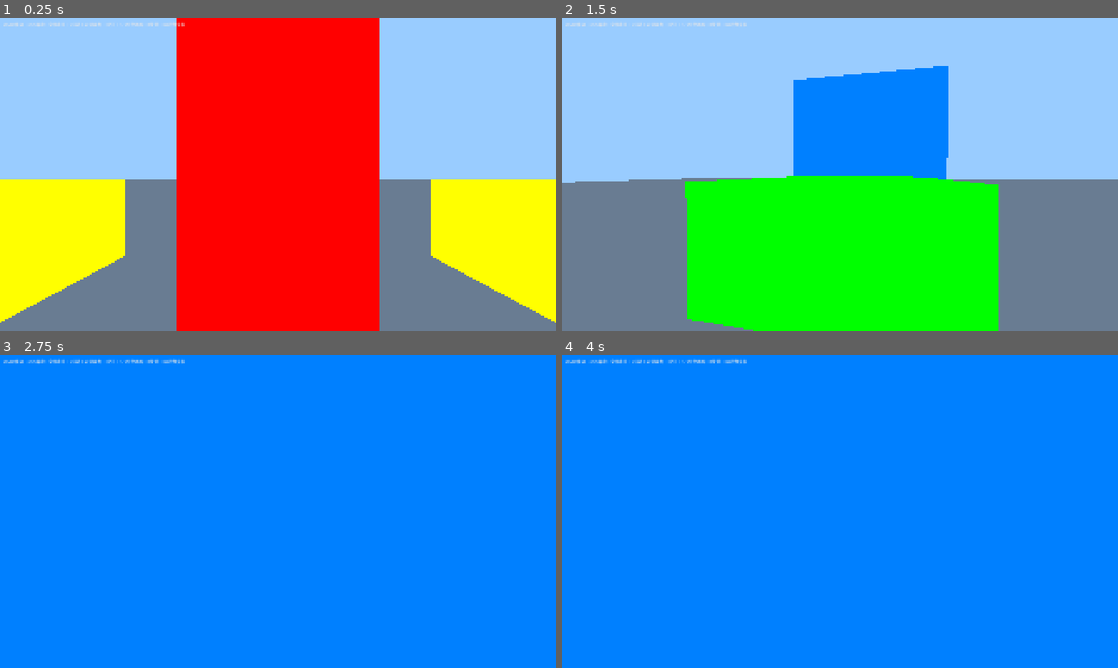
Above: before the commit, frames 1-4 (two rows, left to right).
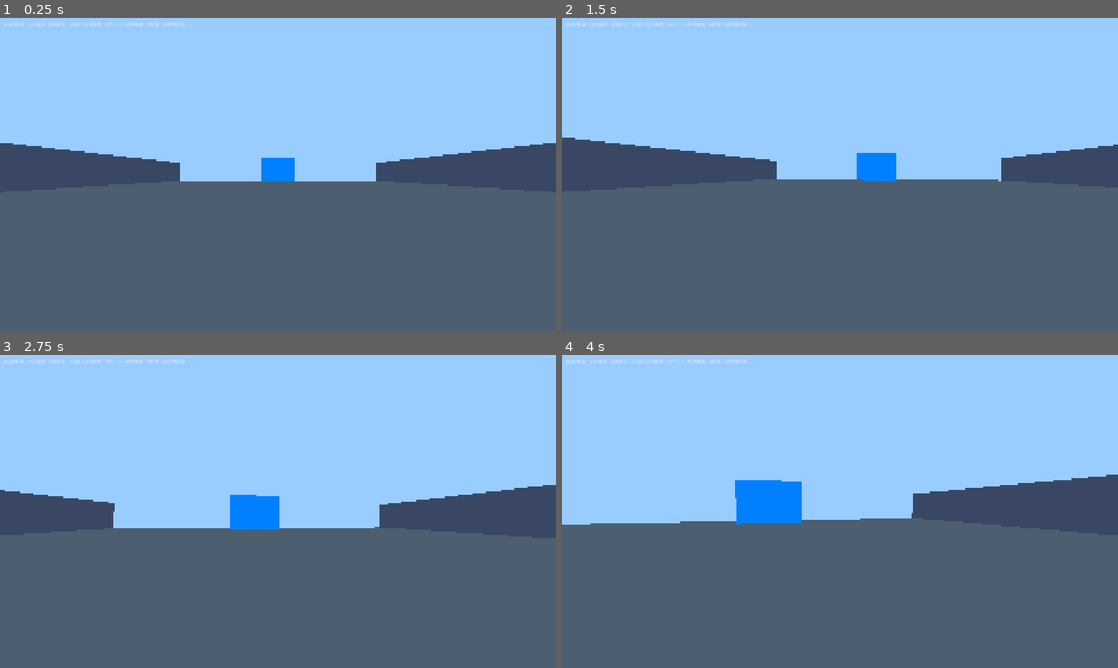
Above: after the commit, the same moments.

Repository: Potatopill98/let-s_go
Game: Godot game, scene res://modules/level/tests/level1_test.tscn
Same seed, same stepped clock (60 frames per second), same inputs: the game is played once before the commit and once after it. Before the commit the project starts from res://modules/interaction/tests/interaction_test.tscn.
Inputs (mouse positions are in pixels of both pictures, inside the frame that each line leads up to):
- Up to frame 1 (0.25 s): no input
- Up to frame 2 (1.5 s): tap Enter at 0.5 s; move the mouse to (867, 174) at 0.52 s; hold W (move_forward) from 0.53 s (still down); tap E (interact) at 0.6, 1.35 s; click (867, 174) at 0.67 s; tap Space (jump) at 0.77 s; move the mouse to (812, 174) at 1.27 s
- Up to frame 3 (2.75 s): keep holding W (move_forward); tap Space (jump) at 1.52 s; move the mouse to (289, 505) at 2.02 s; tap Q at 2.1 s; tap E (interact) at 2.3 s
- Up to frame 4 (4 s): keep holding W (move_forward); move the mouse to (834, 517) at 2.77 s; tap 1 at 2.85 s; click (834, 517) at 2.92 s; tap Space (jump) at 3.02, 3.77 s; tap E (interact) at 3.05, 3.8 s; move the mouse to (878, 514) at 3.52 s; tap 2 at 3.6 s

The runs differ from the first frame. In frame 1, 73% of the frame differs, in the area x 0-100%, y 0-100%; in frame 2, 63%; in frame 3, 99%; in frame 4, 98%.

Commit message:
feat: 第一层完整场景完成，实验室出生点+围墙场地+动态刷怪系统+修理大门，刷怪速度随修理进度提升

Diff:
--- /dev/null
+++ b/modules/level/spawn_manager.gd
@@ -0,0 +1,52 @@
+extends Node3D
+class_name SpawnManager
+
+@export var monster_scene: PackedScene = null
+@export var spawn_points: Array[Node3D] = []
+@export var base_spawn_interval: float = 5.0
+@export var min_spawn_interval: float = 1.0
+@export var max_monsters: int = 30
+@export var repair_progress_ref: Node = null # 引用修理任务，用来获取进度
+
+var spawn_timer: float = 0.0
+var current_spawn_interval: float = 5.0
+var spawned_monsters: int = 0
+
+func _ready() -> void:
+	current_spawn_interval = base_spawn_interval
+	spawn_timer = current_spawn_interval
+
+func _process(delta: float) -> void:
+	if monster_scene == null or spawn_points.size() == 0:
+		return
+	# 根据修理进度动态调整刷怪间隔
+	if repair_progress_ref != null and repair_progress_ref.has_method("get_progress_percent"):
+		var progress: float = repair_progress_ref.get_progress_percent()
+		# 进度越高，刷怪越快
+		current_spawn_interval = lerp(base_spawn_interval, min_spawn_interval, progress)
+	# 计数当前存活怪物
+	var alive_monsters: int = get_tree().get_nodes_in_group("monster").size()
+	if alive_monsters >= max_monsters:
+		return
+	# 刷怪计时
+	spawn_timer -= delta
+	if spawn_timer <= 0.0:
+		spawn_timer = current_spawn_interval
+		spawn_monster()
+
+func spawn_monster() -> void:
+	if monster_scene == null or spawn_points.size() == 0:
+		return
+	# 随机选一个刷怪点
+	var spawn_point: Node3D = spawn_points[randi() % spawn_points.size()]
+	var monster: Node = monster_scene.instantiate()
+	monster.position = spawn_point.position
+	get_parent().add_child(monster)
+	spawned_monsters += 1
+
+func set_repair_ref(repair_node: Node) -> void:
+	repair_progress_ref = repair_node
+
+func _on_repair_completed() -> void:
+	# 修理完成后停止刷怪
+	set_process(false)
--- /dev/null
+++ b/modules/level/tests/level1_test.tscn
@@ -0,0 +1,173 @@
+[gd_scene load_steps=20 format=3 uid="uid://level1_001"]
+
+[ext_resource type="PackedScene" path="res://modules/player/player.tscn" id="1_player"]
+[ext_resource type="PackedScene" path="res://modules/monster/base_monster.tscn" id="2_monster"]
+[ext_resource type="Script" path="res://modules/interaction/repair_task.gd" id="3_repair"]
+[ext_resource type="Script" path="res://modules/interaction/door.gd" id="4_door"]
+[ext_resource type="Script" path="res://modules/level/spawn_manager.gd" id="5_spawn"]
+
+[sub_resource type="StandardMaterial3D" id="GroundMat"]
+albedo_color = Color(0.4, 0.4, 0.4, 1)
+emission_enabled = true
+emission = Color(0.2, 0.2, 0.2, 1)
+emission_energy_multiplier = 1.0
+
+[sub_resource type="CubeMesh" id="GroundMesh"]
+material = SubResource("GroundMat")
+size = Vector3(50, 1, 60)
+
+[sub_resource type="BoxShape3D" id="GroundCol"]
+size = Vector3(50, 1, 60)
+
+[sub_resource type="StandardMaterial3D" id="WallMat"]
+albedo_color = Color(0.3, 0.3, 0.35, 1)
+emission_enabled = true
+emission = Color(0.15, 0.15, 0.18, 1)
+emission_energy_multiplier = 1.0
+
+[sub_resource type="CubeMesh" id="WallMesh"]
+material = SubResource("WallMat")
+size = Vector3(2, 5, 60)
+
+[sub_resource type="BoxShape3D" id="WallCol"]
+size = Vector3(2, 5, 60)
+
+[sub_resource type="CubeMesh" id="BackWallMesh"]
+material = SubResource("WallMat")
+size = Vector3(50, 5, 2)
+
+[sub_resource type="BoxShape3D" id="BackWallCol"]
+size = Vector3(50, 5, 2)
+
+[sub_resource type="StandardMaterial3D" id="LabMat"]
+albedo_color = Color(0.2, 0.2, 0.25, 1)
+emission_enabled = true
+emission = Color(0.1, 0.1, 0.15, 1)
+emission_energy_multiplier = 1.0
+
+[sub_resource type="CubeMesh" id="LabMesh"]
+material = SubResource("LabMat")
+size = Vector3(15, 6, 10)
+
+[sub_resource type="StandardMaterial3D" id="GreenMat"]
+albedo_color = Color(0.0, 1.0, 0.0, 1)
+emission_enabled = true
+emission = Color(0.0, 1.0, 0.0, 1)
+emission_energy_multiplier = 2.0
+
+[sub_resource type="CylinderMesh" id="RepairMesh"]
+material = SubResource("GreenMat")
+top_radius = 3.0
+bottom_radius = 3.0
+height = 0.3
+
+[sub_resource type="CapsuleShape3D" id="RepairCol"]
+radius = 3.0
+height = 4.0
+
+[sub_resource type="StandardMaterial3D" id="BlueMat"]
+albedo_color = Color(0.0, 0.3, 1.0, 1)
+emission_enabled = true
+emission = Color(0.0, 0.3, 1.0, 1)
+emission_energy_multiplier = 1.5
+
+[sub_resource type="CubeMesh" id="DoorMesh"]
+material = SubResource("BlueMat")
+size = Vector3(8, 6, 0.5)
+
+[sub_resource type="BoxShape3D" id="DoorCol"]
+size = Vector3(8, 6, 0.5)
+
+[sub_resource type="Environment" id="Env"]
+background_mode = 1
+background_color = Color(0.6, 0.8, 1.0, 1)
+ambient_light_energy = 4.0
+ambient_light_source = 0
+ambient_light_color = Color(1, 1, 1, 1)
+
+[node name="Level1" type="Node3D"]
+
+[node name="WorldEnv" type="WorldEnvironment" parent="."]
+environment = SubResource("Env")
+
+[node name="Sun" type="DirectionalLight3D" parent="."]
+rotation = Vector3(-60, 0, 0)
+light_energy = 4.0
+
+; 地面
+[node name="Ground" type="MeshInstance3D" parent="."]
+mesh = SubResource("GroundMesh")
+position.y = -0.5
+[node name="GroundBody" type="StaticBody3D" parent="Ground"]
+[node name="GroundShape" type="CollisionShape3D" parent="Ground/GroundBody"]
+shape = SubResource("GroundCol")
+
+; 左右围墙
+[node name="LeftWall" type="MeshInstance3D" parent="."]
+mesh = SubResource("WallMesh")
+position = Vector3(-26, 2.5, 0)
+[node name="LeftWallBody" type="StaticBody3D" parent="LeftWall"]
+[node name="LeftWallShape" type="CollisionShape3D" parent="LeftWall/LeftWallBody"]
+shape = SubResource("WallCol")
+
+[node name="RightWall" type="MeshInstance3D" parent="."]
+mesh = SubResource("WallMesh")
+position = Vector3(26, 2.5, 0)
+[node name="RightWallBody" type="StaticBody3D" parent="RightWall"]
+[node name="RightWallShape" type="CollisionShape3D" parent="RightWall/RightWallBody"]
+shape = SubResource("WallCol")
+
+; 后面实验室墙（玩家出生在实验室门口）
+[node name="BackLabWall" type="MeshInstance3D" parent="."]
+mesh = SubResource("LabMesh")
+position = Vector3(0, 3, 28)
+[node name="BackLabBody" type="StaticBody3D" parent="BackLabWall"]
+[node name="BackLabShape" type="CollisionShape3D" parent="BackLabWall/BackLabBody"]
+shape = SubResource("BackWallCol")
+
+; 玩家出生点（实验室门口）
+[node name="Player" parent="." instance=ExtResource("1_player")]
+position = Vector3(0, 0, 22)
+
+; 刷怪点（实验室方向，玩家身后）
+[node name="SpawnPoint1" type="Node3D" parent="."]
+position = Vector3(-5, 0, 25)
+[node name="SpawnPoint2" type="Node3D" parent="."]
+position = Vector3(0, 0, 25)
+[node name="SpawnPoint3" type="Node3D" parent="."]
+position = Vector3(5, 0, 25)
+
+; 刷怪管理器
+[node name="SpawnManager" type="Node3D" parent="."]
+script = ExtResource("5_spawn")
+monster_scene = ExtResource("2_monster")
+base_spawn_interval = 6.0
+min_spawn_interval = 1.5
+max_monsters = 20
+repair_progress_ref = NodePath("../DoorRepair")
+
+; 修理区域（大门前）
+[node name="DoorRepair" type="Area3D" parent="."]
+position = Vector3(0, 0, -18)
+script = ExtResource("3_repair")
+required_progress = 150.0
+repair_speed_per_player = 10.0
+[node name="CollisionShape3D" type="CollisionShape3D" parent="DoorRepair"]
+shape = SubResource("RepairCol")
+[node name="ZoneMesh" type="MeshInstance3D" parent="DoorRepair"]
+mesh = SubResource("RepairMesh")
+position.y = 0.15
+
+; 出口大门
+[node name="ExitDoor" type="StaticBody3D" parent="."]
+position = Vector3(0, 3, -25)
+script = ExtResource("4_door")
+open_direction = Vector3(0, 1, 0)
+open_distance = 6.5
+[node name="Mesh" type="MeshInstance3D" parent="ExitDoor"]
+mesh = SubResource("DoorMesh")
+[node name="CollisionShape3D" type="CollisionShape3D" parent="ExitDoor"]
+shape = SubResource("DoorCol")
+
+[connection signal="repair_completed" from="DoorRepair" to="ExitDoor" method="open_door"]
+[connection signal="repair_completed" from="DoorRepair" to="SpawnManager" method="_on_repair_completed"]
--- a/project.godot
+++ b/project.godot
@@ -18,7 +18,7 @@
 [application]
 
 config/name="Lab Escape 3D Co-op Demo"
-run/main_scene="res://modules/interaction/tests/interaction_test.tscn"
+run/main_scene="res://modules/level/tests/level1_test.tscn"
 config/features=PackedStringArray("4.7", "Forward Plus")
 
 [display]
